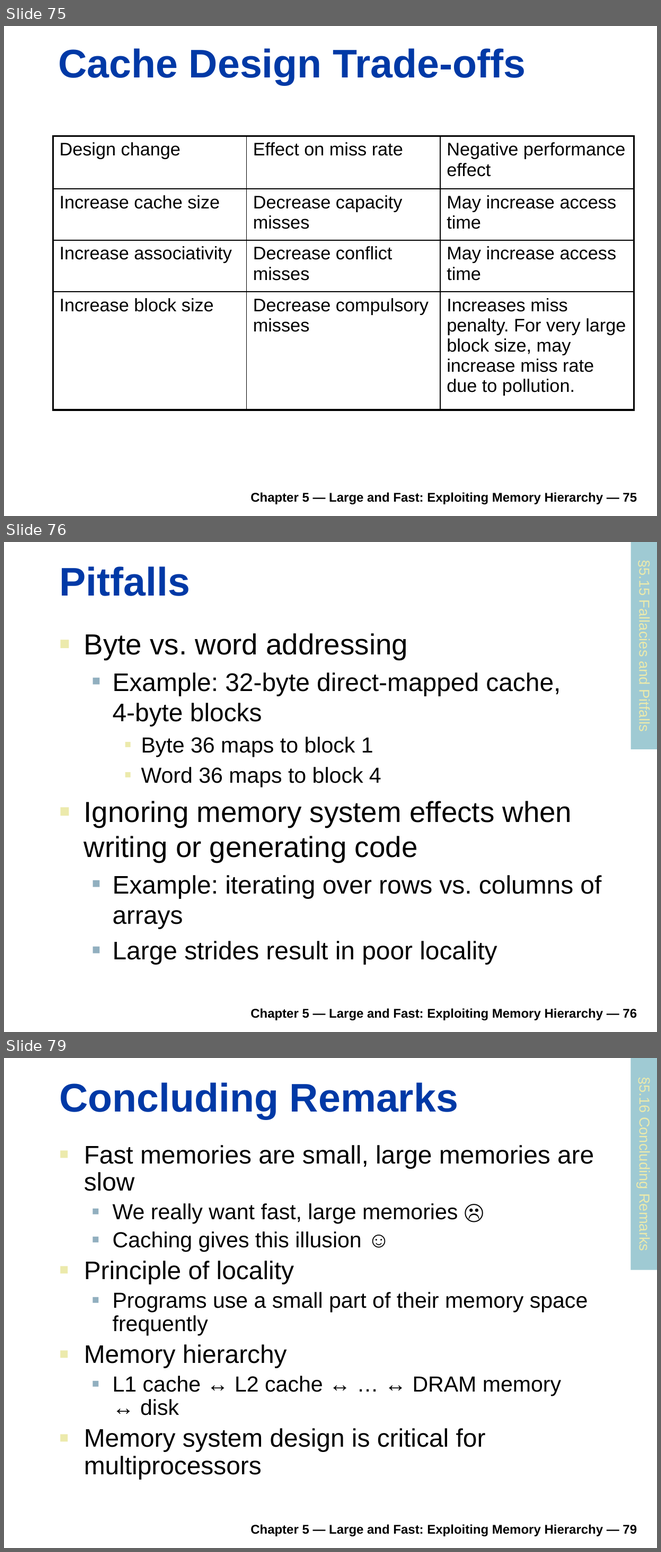
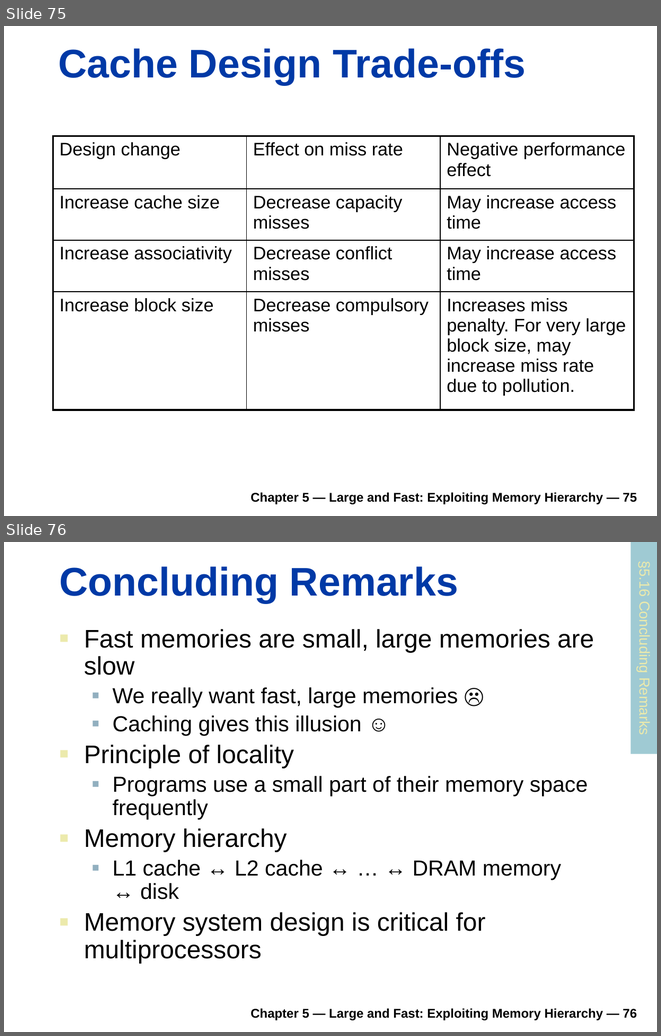
Before and after one commit to rifatshahriyar/rifatshahriyar.github.io, a slide deck: files/CSE305/CSE305_Chapter_5.pptx. Shown one above the other, each under a label of ours: slides 75, 76 and 79 before the commit, slides 75 and 76 after it; the slides between them are not shown. The pictures are 661x1552 and 661x1036 pixels, drawn with LibreOffice and Linux fonts; fonts in the diff are those of the drawing. Boxes give left, top, right and bottom in pixels: in the first picture for what was removed or moved away, otherwise in the second. Text is boxed around its words. In the diff, an @@ line names an element or a change of style, - is before the commit and + after.

```diff
--- a/files/CSE305/CSE305_Chapter_5.pptx
+++ b/files/CSE305/CSE305_Chapter_5.pptx
@@ slide 76 removed at (4,542,657,1032), background #FFFFFF @@
@@ rectangle removed at (630,543,656,749) @@
-§5.15 Fallacies and Pitfalls
@@ title removed at (60,566,191,596) @@
-Pitfalls
@@ text removed at (84,633,601,964) @@
-■ Byte vs. word addressing
-  ■ Example: 32-byte direct-mapped cache,
-    4-byte blocks
-    ■ Byte 36 maps to block 1
-    ■ Word 36 maps to block 4
-■ Ignoring memory system effects when writing or generating code
-  ■ Example: iterating over rows vs. columns of arrays
-  ■ Large strides result in poor locality
@@ text removed at (250,1008,637,1020) @@
-Chapter 5 — Large and Fast: Exploiting Memory Hierarchy — 76
@@ what was slide 79 is now slide 76 @@
@@ text at (250,1008,637,1020): text changed @@
-Chapter 5 — Large and Fast: Exploiting Memory Hierarchy — 79
+Chapter 5 — Large and Fast: Exploiting Memory Hierarchy — 76
```
Also in this commit, not shown: 2 other slides removed, 1 other file.
